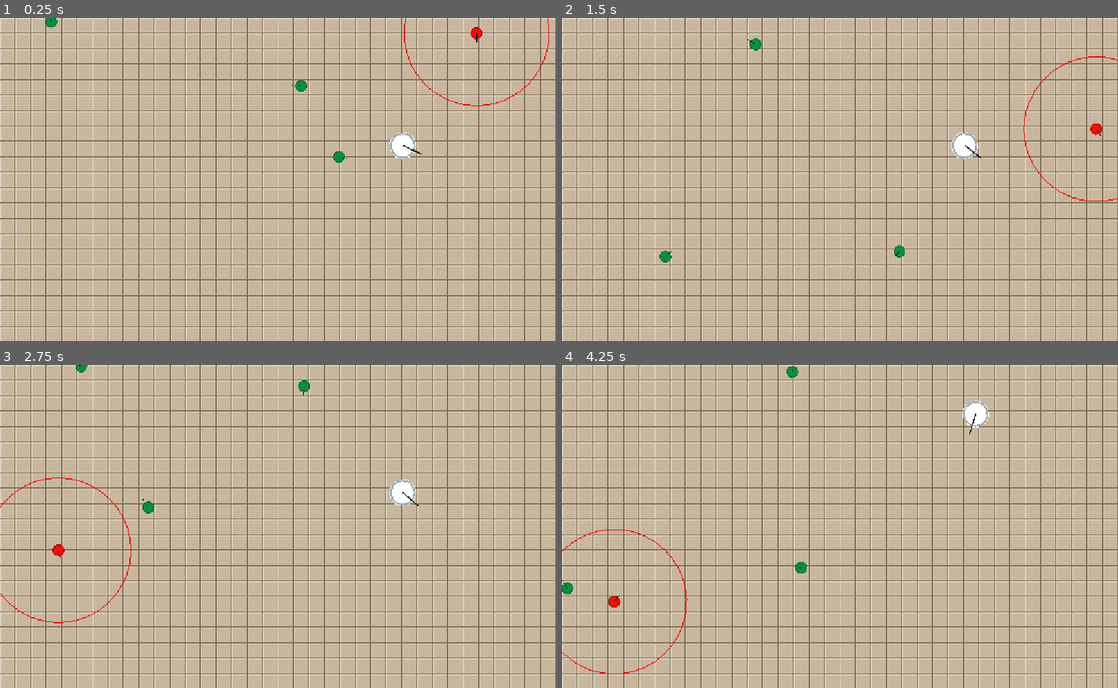
Above: before the commit, frames 1-4 (two rows, left to right).
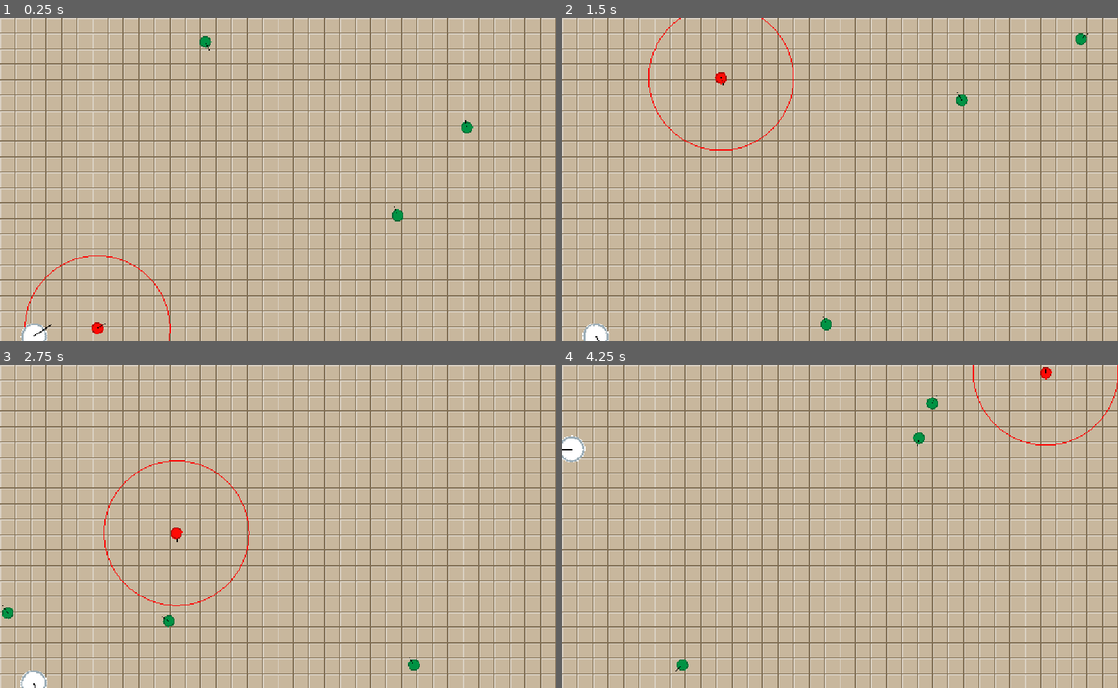
Above: after the commit, the same moments.

Repository: alexshopov/godot-steering-behaviors
Game: Godot game, scene res://scenes/main.tscn
Two runs of this game, one before a commit and one after it. Both use one fixed random seed, a clock stepped at 60 frames per second and the inputs below.
Inputs:
- Up to frame 1 (0.25 s): no input
- Up to frame 2 (1.5 s): no input
- Up to frame 3 (2.75 s): no input
- Up to frame 4 (4.25 s): tap R (reset) at 4.15 s

The runs differ from the first frame. In frame 1, 1.3% of the frame differs, in the area x 3-99%, y 0-100%; in frame 2, 1.4%; in frame 3, 1.4%, in the area x 0-76%, y 0-100%; in frame 4, 1.4%.

Commit message:
made current behaviors explicitly 2D to start setting the stage for 3D down the line

Diff:
--- a/scenes/agents/basic_seeker/basic_seeker.gd
+++ b/scenes/agents/basic_seeker/basic_seeker.gd
@@ -1,4 +1,4 @@
-class_name BasicSeeker extends KinematicAgent
+class_name BasicSeeker extends KinematicAgent2D
 
 @export var target_entity: Node2D
 
--- a/scenes/agents/seeker/seeker.gd
+++ b/scenes/agents/seeker/seeker.gd
@@ -1,9 +1,9 @@
-class_name SeekerAgent extends KinematicAgent
+class_name SeekerAgent extends KinematicAgent2D
 
 @export var max_rotation: float = PI
 @export var update_interval: float = 0.25
 
-var current_target: KinematicAgent
+var current_target: KinematicAgent2D
 var seek: KinematicSeek
 var wander: KinematicWander
 var is_seeking: bool = false
@@ -32,7 +32,7 @@
 	if is_seeking and body == current_target:
 		_update_steering(wander)
 
-func _update_steering(new_steering: KinematicSteering, new_target: KinematicAgent = null):
+func _update_steering(new_steering: KinematicSteering, new_target: KinematicAgent2D = null):
 	current_target = new_target
 
 	steering = new_steering
--- a/scenes/agents/test_agent/test_agent.gd
+++ b/scenes/agents/test_agent/test_agent.gd
@@ -1,4 +1,4 @@
-class_name TestAgent extends Agent
+class_name TestAgent extends Agent2D
 
 @export var v_target: Node2D
 @export var update_interval: float = 0.
--- a/scenes/agents/wanderer/wanderer.gd
+++ b/scenes/agents/wanderer/wanderer.gd
@@ -1,5 +1,4 @@
-class_name WanderingAgent
-extends KinematicAgent
+class_name WanderingAgent extends KinematicAgent2D
 
 @export var max_rotation: float = PI
 
--- a/scripts/agent/movement/kinematic_movement/kinematic_agent.gd
+++ b/scripts/agent/agent2D.gd
@@ -1,14 +1,15 @@
-class_name KinematicAgent extends CharacterBody2D
+class_name Agent2D extends CharacterBody2D
 
-@export var max_speed := 200
 @export var rotation_speed := 5.
 
-var steering: KinematicSteering
+var steering: Steering
 var screen_size: Vector2
 
 #
 # ---------------------------------------------------------------------------------
 func _ready() -> void:
+	assert(steering != null)
+
 	randomize()
 	reset()
 
@@ -19,8 +20,11 @@
 	if not steering_out:
 		return
 
-	velocity = steering_out.linear
-	rotation = lerp_angle(rotation, steering_out.angular, rotation_speed * delta)
+	velocity += steering_out.linear * delta
+	if velocity.length() > steering.max_speed:
+		velocity = velocity.normalized() * steering.max_speed
+
+	rotation += steering_out.angular * delta
 
 	move_and_slide()
 
@@ -40,4 +44,4 @@
 
 	# set a random initial velocity
 	var angle = randf_range(0, TAU)
-	velocity = Vector2.RIGHT.rotated(angle) * max_speed
+	velocity = Vector2.RIGHT.rotated(angle) * steering.max_speed
--- a/scripts/agent/agent.gd
+++ b/scripts/agent/movement/kinematic_movement/kinematic_agent_2D.gd
@@ -1,15 +1,14 @@
-class_name Agent extends CharacterBody2D
+class_name KinematicAgent2D extends CharacterBody2D
 
+@export var max_speed := 200
 @export var rotation_speed := 5.
 
-var steering: Steering
+var steering: KinematicSteering
 var screen_size: Vector2
 
 #
 # ---------------------------------------------------------------------------------
 func _ready() -> void:
-	assert(steering != null)
-
 	randomize()
 	reset()
 
@@ -20,11 +19,8 @@
 	if not steering_out:
 		return
 
-	velocity += steering_out.linear * delta
-	if velocity.length() > steering.max_speed:
-		velocity = velocity.normalized() * steering.max_speed
-
-	rotation += steering_out.angular * delta
+	velocity = steering_out.linear
+	rotation = lerp_angle(rotation, steering_out.angular, rotation_speed * delta)
 
 	move_and_slide()
 
@@ -44,4 +40,4 @@
 
 	# set a random initial velocity
 	var angle = randf_range(0, TAU)
-	velocity = Vector2.RIGHT.rotated(angle) * steering.max_speed
+	velocity = Vector2.RIGHT.rotated(angle) * max_speed
--- a/scripts/agent/movement/kinematic_movement/kinematic_arrive.gd
+++ b/scripts/agent/movement/kinematic_movement/kinematic_arrive.gd
@@ -3,7 +3,7 @@
 var slowing_distance: float
 var ramp_down: float = 0.25
 
-func _init(p_agent: KinematicAgent, p_target: Node2D, p_max_speed: float, p_slowing_distance: float):
+func _init(p_agent: KinematicAgent2D, p_target: Node2D, p_max_speed: float, p_slowing_distance: float):
 	super(p_agent, p_target,  p_max_speed)
 	slowing_distance = p_slowing_distance
 
--- a/scripts/agent/movement/kinematic_movement/kinematic_seek.gd
+++ b/scripts/agent/movement/kinematic_movement/kinematic_seek.gd
@@ -1,6 +1,6 @@
 class_name KinematicSeek extends KinematicSteering
 
-func _init(p_agent: KinematicAgent, p_target: Node2D, p_max_speed: float):
+func _init(p_agent: KinematicAgent2D, p_target: Node2D, p_max_speed: float):
 	super(p_agent, p_target, p_max_speed)
 
 func get_steering() -> SteeringOutput:
--- a/scripts/agent/movement/kinematic_movement/kinematic_steering.gd
+++ b/scripts/agent/movement/kinematic_movement/kinematic_steering.gd
@@ -1,11 +1,11 @@
 # steering controller base class for CharacterBody2D kinematic movement
 class_name KinematicSteering
 
-var agent: KinematicAgent
+var agent: KinematicAgent2D
 var target: Node2D
 var max_speed: float
 
-func _init(p_agent: KinematicAgent, p_target: Node2D, p_max_speed: float):
+func _init(p_agent: KinematicAgent2D, p_target: Node2D, p_max_speed: float):
 	agent = p_agent
 	target = p_target
 	max_speed = p_max_speed
--- a/scripts/agent/movement/kinematic_movement/kinematic_wander.gd
+++ b/scripts/agent/movement/kinematic_movement/kinematic_wander.gd
@@ -2,7 +2,7 @@
 
 var max_rotation: float
 
-func _init(p_agent: KinematicAgent, p_max_speed: float, p_max_rotation: float):
+func _init(p_agent: KinematicAgent2D, p_max_speed: float, p_max_rotation: float):
 	super(p_agent, null, p_max_speed)
 	max_rotation = p_max_rotation
 
--- a/scripts/agent/movement/steering_behaviors/align.gd
+++ b/scripts/agent/movement/steering_behaviors/align.gd
@@ -1,9 +1,9 @@
 class_name Align extends Steering
 
-var max_rotation: float
-var max_angular_acceleration: float
-var target_radius: float
-var slow_radius: float
+var max_rotation: float = PI
+var max_angular_acceleration: float = PI / 2
+var target_radius: float = .1
+var slow_radius: float = 0.1
 var ramp_up: float = 0.1
 
 func _init(p_agent: Node2D,
Renamed: scripts/agent/agent.gd.uid -> scripts/agent/agent2D.gd.uid
Renamed: scripts/agent/movement/kinematic_movement/kinematic_agent.gd.uid -> scripts/agent/movement/kinematic_movement/kinematic_agent_2D.gd.uid
